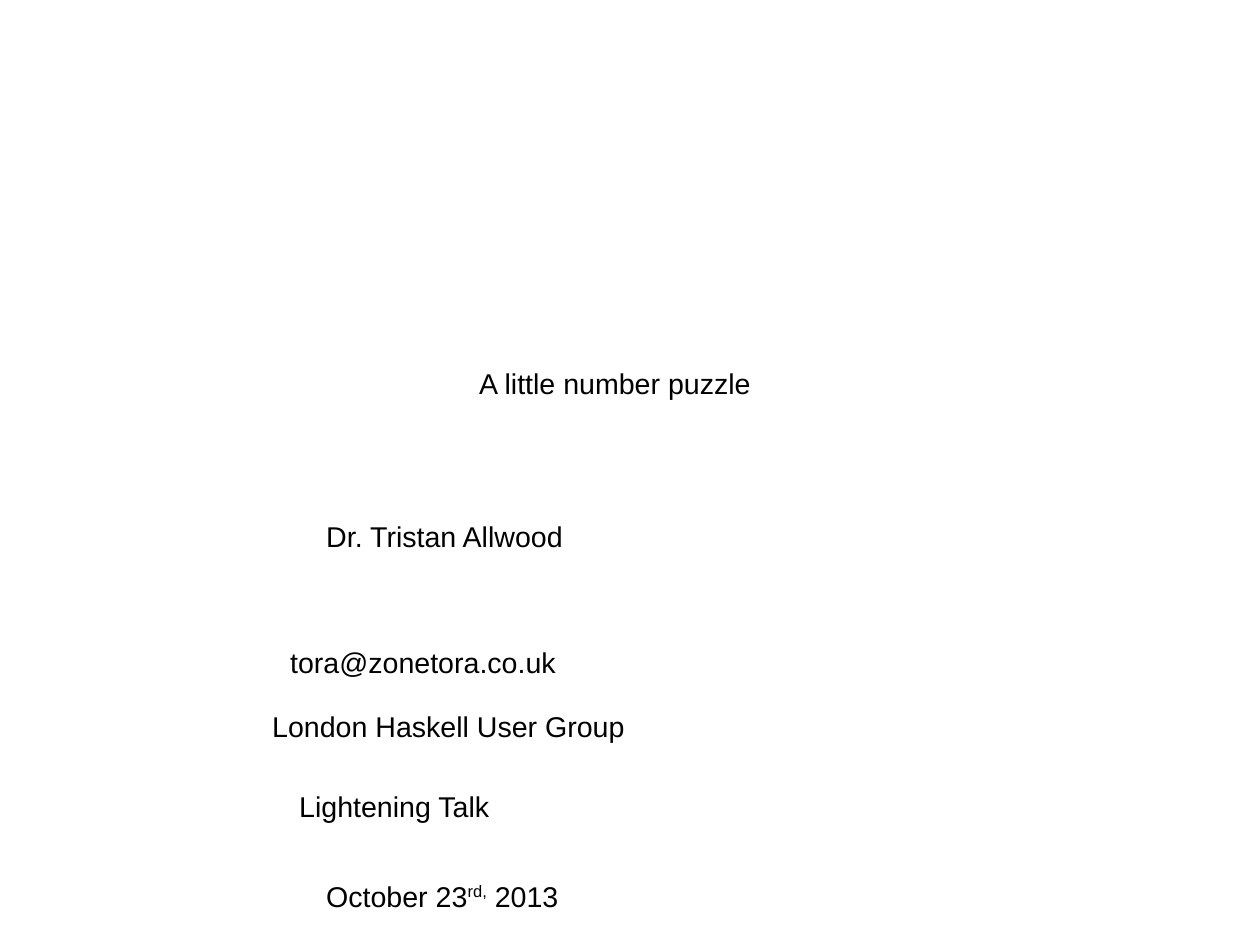
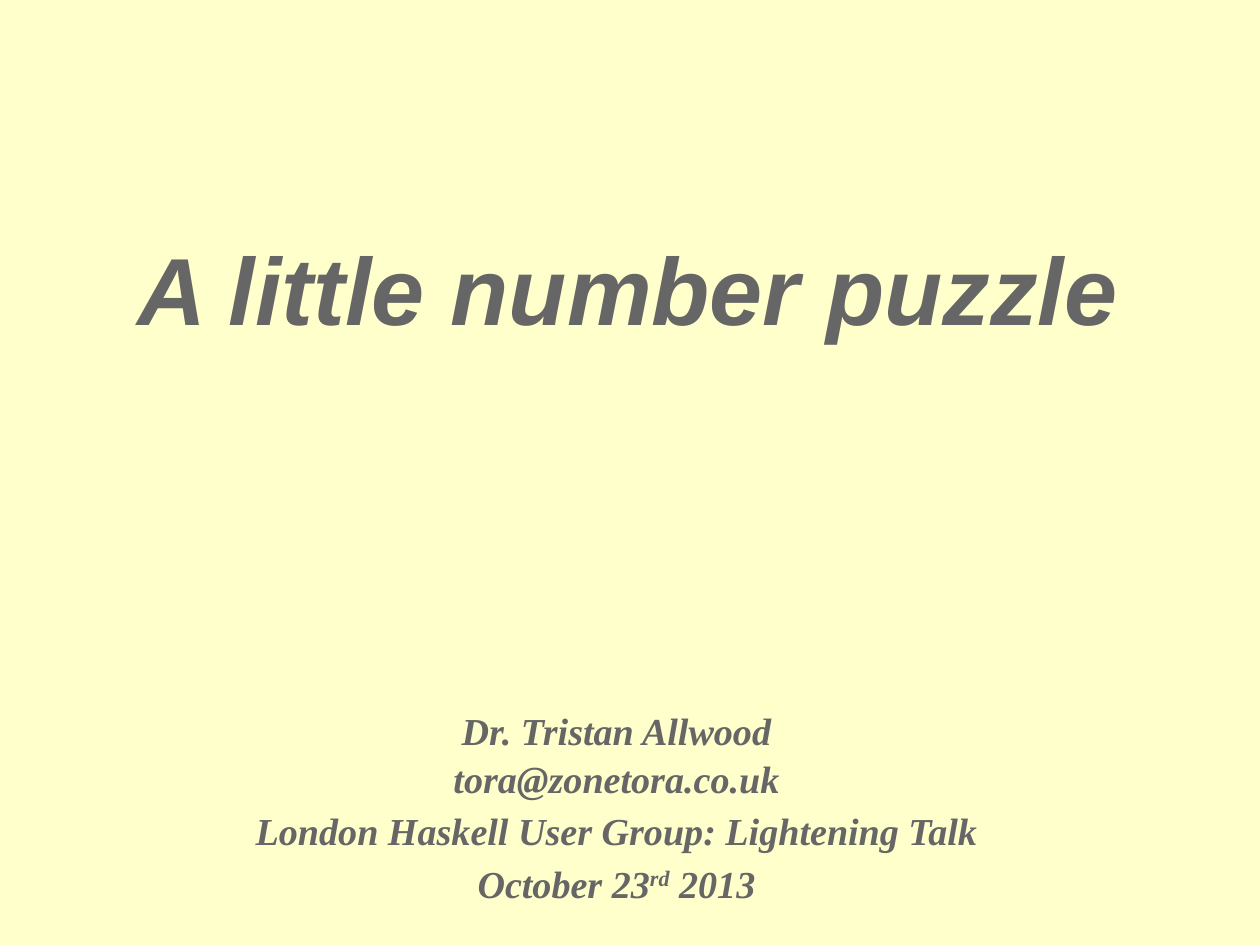
Before and after one commit to TristanAllwood/apbs_puzzle, a slide deck: slide 1 of london_hug.odp. Drawn at 1260x945 pixels with LibreOffice and Linux fonts; fonts in the diff are those of the drawing. Boxes give left, top, right and bottom in pixels: in the first picture for what was removed or moved away, otherwise in the second. Text is boxed around its words. In the diff, an @@ line names an element or a change of style, - is before the commit and + after.

```diff
--- a/london_hug.odp
+++ b/london_hug.odp
@@ background #FFFFFF to #FFFFCC @@
@@ text "A little number puzzle" moved from (x1=479, y1=373, x2=751, y2=399) to (x1=137, y1=256, x2=1117, y2=342) @@
@@ text "A little number puzzle" at (x1=137, y1=256, x2=1117, y2=342): size 18 to 60 pt, text colour #000000 to #666666, bold on, italic on @@
@@ text "Dr. Tristan Allwood" moved from (x1=326, y1=526, x2=563, y2=548) to (x1=462, y1=718, x2=771, y2=746) @@
@@ text "Dr. Tristan Allwood" at (x1=462, y1=718, x2=771, y2=746): size 18 to 24 pt, font Arial to Times New Roman, text colour #000000 to #666666, bold on, italic on; alignment left to centre @@
@@ text "tora@zonetora.co.uk" at (x1=453, y1=766, x2=779, y2=800): size 18 to 24 pt, font Arial to Times New Roman, text colour #000000 to #666666, bold on, italic on; alignment left to centre @@
@@ text "tora@zonetora.co.uk" moved from (x1=290, y1=652, x2=555, y2=677) to (x1=453, y1=766, x2=779, y2=800) @@
@@ text removed at (x1=299, y1=796, x2=489, y2=822) @@
-Lightening Talk
@@ text at (x1=256, y1=818, x2=976, y2=852): text changed; size 18 to 24 pt; font Arial to Times New Roman; text colour #000000 to #666666; bold on; italic on @@
-London Haskell User Group
+London Haskell User Group: Lightening Talk
@@ text at (x1=478, y1=871, x2=755, y2=899): text changed; size 18 to 24 pt; font Arial to Times New Roman; text colour #000000 to #666666; bold on; italic on @@
-October 23rd, 2013
+October 23rd 2013
```
Also in this commit, not shown: 8 other slides changed, 5 slides added, 5 slides removed.
